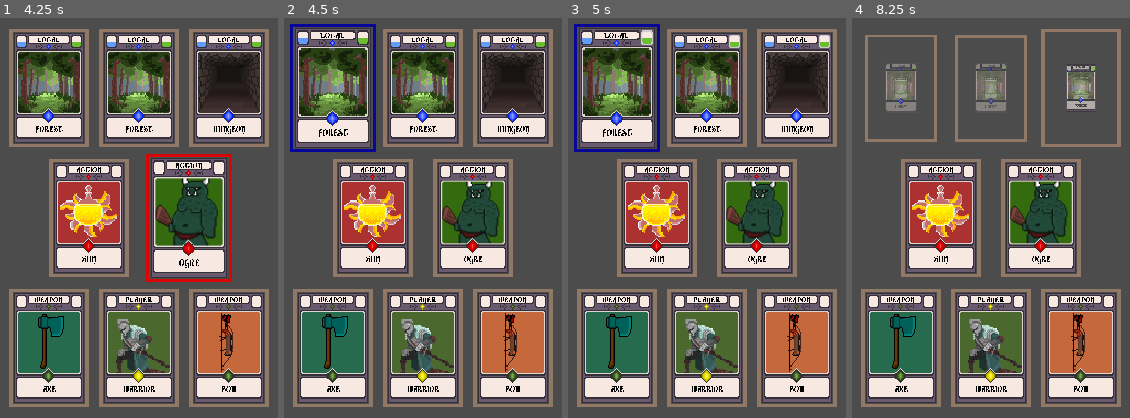
Above: before the commit, frames 1-4 (left to right).
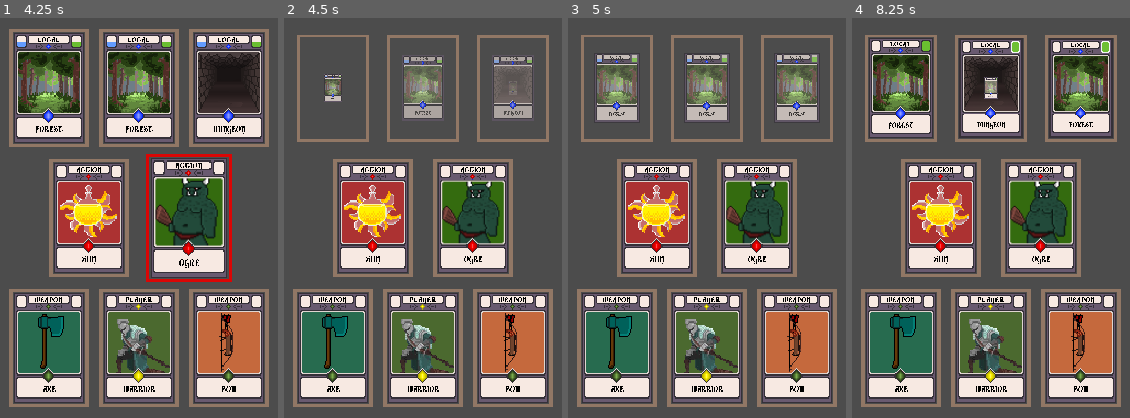
Above: after the commit, the same moments.

Repository: kdds22/Crawler-Card-RPG
Game: Godot game, scene res://scenes/MainCore.tscn
Same seed, same stepped clock (60 frames per second), same inputs: the game is played once before the commit and once after it.
Inputs (mouse positions are in pixels of both pictures, inside the frame that each line leads up to):
- Up to frame 1 (4.25 s): move the mouse to (139, 346) at 0.52 s; press the mouse at (139, 346) at 0.53 s; move the mouse to (50, 346) at 1.27 s; release the mouse at (50, 346) at 1.28 s; click (50, 346) at 1.35 s; tap Enter at 2 s; move the mouse to (227, 346) at 2.02 s; press the mouse at (227, 346) at 2.03 s; move the mouse to (88, 218) at 2.77 s; release the mouse at (88, 218) at 2.78 s; click (88, 218) at 2.85 s; move the mouse to (189, 218) at 3.52 s; press the mouse at (189, 218) at 3.53 s
- Up to frame 2 (4.5 s): tap Space at 4.25 s; move the mouse to (334, 86) at 4.27 s; release the mouse at (334, 86) at 4.28 s; click (334, 86) at 4.35 s
- Up to frame 3 (5 s): no input
- Up to frame 4 (8.25 s): move the mouse to (991, 86) at 5.02 s; press the mouse at (991, 86) at 5.03 s; move the mouse to (902, 86) at 5.77 s; release the mouse at (902, 86) at 5.78 s; click (902, 86) at 5.85 s; move the mouse to (991, 86) at 6.52 s; press the mouse at (991, 86) at 6.53 s; move the mouse to (1079, 86) at 7.27 s; release the mouse at (1079, 86) at 7.28 s; click (1079, 86) at 7.35 s; move the mouse to (1063, 130) at 8.02 s; press the mouse at (1063, 130) at 8.03 s

Frame 1 is identical in both runs. In frame 2, 25% of the frame differs, in the area x 2-97%, y 1-34%; in frame 3, 24%; in frame 4, 18%.

Commit message:
Reformulacao da interoperabilidade das Cartas - Comentarios de otimizacao removidos - Bug da escolha da Carta-Local > clicar somente final da animacao

Diff:
--- a/scripts/CardBase.gd
+++ b/scripts/CardBase.gd
@@ -4,26 +4,14 @@
 # =====================================================
 # Propriedade das Cartas
 # =====================================================
+
 var my_info : Dictionary = {}
 
-
-
-#var card_type : String = ""
-#var card_name : String = ""
-#var card_image : String = ""
-#var card_description : String = "Card Info"
-#var card_power : int = 0
-#var card_distance_goal : int = 0
-#var card_distance_special_item : int = 0
-#var card_has_item : bool = false
-#
-#var my_moldure_color : Color
-#var my_index_table = 0
-#
-#var my_group : String
 # =====================================================
 # Fim da Propriedade das Cartas
 # =====================================================
+
+var main_core_path = "../../.."
 
 var initial_position : Vector2
 
@@ -36,39 +24,13 @@
 # PEGA todas as informações da Carta
 # Retorna um dicionario de atributos
 func get_info_card() -> Dictionary:
-#	var info : Dictionary
-#	info["Type"] = card_type
-#	info["Name"] = card_name
-#	info["Image"] = card_image
-#	info["Description"] = card_description
-#	info["Power"] = card_power
-#	info["Distance_Goal"] = card_distance_goal
-#	info["Distance_Special_Item"] = card_distance_special_item
-#	info["Has_Item"] = card_has_item
-#	info["Moldure_Color"] = my_moldure_color
-#	info["Index"] = my_index_table
-#	info["Group"] = my_group
-
-#	return info  # func get_info_card
 	return my_info  # func get_info_card
 
 
 # SETar todos os atributos para a nova carta
 # Dicionario -> Local_Variaveis
 func set_info_card(card : Dictionary) -> void:
-	my_info = card
-#	card_type = card["Type"]
-#	card_name = card["Name"]
-#	card_image = card["Image"]
-#	card_description = card["Description"]
-#	card_power = card["Power"]
-#	card_distance_goal = card["Distance_Goal"]
-#	card_distance_special_item = card["Distance_Special_Item"]
-#	card_has_item = card["Has_Item"]
-#	my_moldure_color = card["Moldure_Color"]
-#	my_index_table = card["Index"]
-#	my_group = card["Group"]
-#	set_card_atributes(get_info_card())
+	my_info = card #reaproveitar script pra calculos extras
 	set_card_atributes(my_info)
 
 	pass # func set_info_card
@@ -77,17 +39,6 @@
 # LIMPA todos os atributos da carta
 func clean_info_card() -> void:
 	my_info = {}
-#	card_type = ""
-#	card_name = ""
-#	card_image = ""
-#	card_description = "Card Info"
-#	card_power = 0
-#	card_distance_goal = 0
-#	card_distance_special_item = 0
-#	card_has_item = false
-#	my_moldure_color = Color.black
-#	my_index_table = 0
-#	my_group = ""
 
 	pass # func clean_info_card
 
@@ -95,57 +46,77 @@
 # Função pra Executar qualquer ação de "entrada" sobre a carta
 # Normalmente ações com o Mouse
 func _unhandled_input(event: InputEvent) -> void:
-	if event.is_action_pressed("click"):
-		if focused and event is InputEventMouseButton:
-#			print("______________ Input CARD _______________")
-#			print("Tipo: " + card_type + " - Nome: " + card_name + " - Grupos: " , self.get_groups())
-			if not clicked:
-#				if card_type == "Local":
+
+	if focused and event is InputEventMouseButton:
+
+
+		if event.is_action_pressed("click"):
+			if clicked:
+				print("is_pressed_clicked...")
+			else:
+				clicked = true
+				z_index = 1
+				print("is_pressed_Not_clicked...")
 				if my_info["Type"] == "Local":
-					get_node("../../..").card_clicked(self) # MainCore.gd
-					clicked = true
-#				if card_type == "Action":
-				if my_info["Type"] == "Action":
-#					print("Carta de AÇÃO -> ",card_name)
-					print("Carta de AÇÃO -> ",my_info["Name"])
-#					if card_description == "Potion":
-					if my_info["Description"] == "Potion":
+						get_node(main_core_path).card_clicked(self) # MainCore.gd
+
+
+			print(my_info["Type"])
+
+		if event.is_action_released("click"):
+			if clicked:
+				clicked = false
+				z_index = 0
+				position = initial_position
+				print("is_released_clicked... escolhi a carta: ", my_info["Name"])
+			else:
+				print("is_released_Not_clicked... e vai interagir com: ", my_info["Name"])
+
+#			print(my_info["Name"])
+
+		pass
+
+
+
+
+	"""
+	if event is InputEventMouseButton:
+		if event.is_action_pressed("click"):
+			if focused:
+				if not clicked:
+					if my_info["Type"] == "Action":
+						print("Carta de AÇÃO -> ",my_info["Name"])
+						if my_info["Description"] == "Potion":
+							clicked = true
+							z_index = 1
+					if my_info["Type"] == "Weapon":
 						clicked = true
 						z_index = 1
-#				if card_type == "Weapon":
-				if my_info["Type"] == "Weapon":
-					clicked = true
-					z_index = 1
-	if event.is_action_released("click"):
-		if focused:
-			if clicked:
-				print("Clicked...")
-#				if card_type == "Weapon":
-				if my_info["Type"] == "Weapon":
-					CardManager.card_clicked = self
-			elif not clicked:
-				print("Not Clicked...")
-#				if card_type == "Action" and card_description == "Enemy" and CardManager.card_clicked != null:
-				if my_info["Type"] == "Action" and my_info["Description"] == "Enemy" and CardManager.card_clicked != null:
-					CardManager.card_released = self
-
-			CardManager.make_interaction()
-
-		position = initial_position
-		clicked = false
-		focused = false
-		z_index = 0
+		if event.is_action_released("click"):
+			if focused:
+				if clicked:
+					print("Clicked...")
+					if my_info["Type"] == "Weapon":
+						CardManager.card_clicked = self
+				elif not clicked:
+					print("Not Clicked...")
+					if my_info["Type"] == "Action" and my_info["Description"] == "Enemy" and CardManager.card_clicked != null:
+						CardManager.card_released = self
+
+				CardManager.make_interaction()
+
+			position = initial_position
+			clicked = false
+			focused = false
+			z_index = 0
+			"""
 	if clicked and event is InputEventMouseMotion:
-#		if card_type == "Weapon":
 		if my_info["Type"] == "Weapon":
 			moving = true
-#			global_position = get_node("/root/MainCore/Mouse").global_position
 			global_position = get_global_mouse_position()
-#		if card_type == "Action" and card_description == "Potion":
 		if my_info["Type"] == "Action" and my_info["Description"] == "Potion":
 			moving = true
 			global_position = get_global_mouse_position()
-#			print(event)
 		moving = false
 
 	pass # func _input
@@ -153,24 +124,12 @@
 
 # Chamado ao Instanciar uma Carta
 func _ready() -> void:
-	print(position, name)
-#	$Sprite/TextureProgressGoal.value = card_distance_goal
-#	$Sprite/TextureProgressItem.value = card_distance_special_item
+	pickable(false)
 	$Sprite/TextureProgressGoal.value = my_info["Distance_Goal"]
 	$Sprite/TextureProgressItem.value = my_info["Distance_Special_Item"]
-	pickable(false)
-#	for i in self.get_groups():
-#		if i != 'root_canvas131' and i != '_vp_input1118':
-##			print(card_name, " Pertence ao Grupo -> "+i)
-#			pass
-#	if card_type == "Local":
 	if my_info["Type"] == "Local":
-#		print(card_distance_goal, " e ", card_distance_special_item)
-		print(my_info["Distance_Goal"], " e ", my_info["Distance_Special_Item"])
-#		if card_distance_goal > card_distance_special_item:
 		if my_info["Distance_Goal"] > my_info["Distance_Special_Item"]:
 			$Sprite/TextureProgressGoal/Anim.play("signal")
-#		elif card_distance_goal < card_distance_special_item:
 		elif my_info["Distance_Goal"] < my_info["Distance_Special_Item"]:
 			$Sprite/TextureProgressItem/Anim.play("signal")
 		else:
@@ -197,24 +156,19 @@
 
 # SETa-GETa as distancias do Objetivo e de Itens Especiais
 func set_card_distance_goal(value : int) -> void:
-#	card_distance_goal = value
 	my_info["Distance_Goal"] = value
 func get_card_distance_goal() -> int:
-#	return card_distance_goal
 	return my_info["Distance_Goal"]
 ###################################################
 func set_card_distance_special_item(value : int) -> void:
-#	card_distance_special_item = value
 	my_info["Distance_Special_Item"] = value
 func get_card_distance_special_item() -> int:
-#	return card_distance_special_item
 	return my_info["Distance_Special_Item"]
 # func SET-GET card_distance - goal/special_item
 
 
 #SETa o INDEX (do "parent") correspondente na MESA
 func set_card_index(value : int):
-#	my_index_table = value
 	my_info["Index"] = value
 
 	pass # func set_card_index
@@ -224,14 +178,12 @@
 func set_card_group(value : String) -> void:
 	if not value == null:
 		add_to_group(value)
-#		my_group = value
 		my_info["Group"] = value
 	pass # func set_card_group
 
 
 #SET-GET do TIPO da Carta
 func set_name_type(value : String) -> void:
-#	card_type = value
 	my_info["Type"] = value
 	$Sprite/NameType.text = value
 	set_cristais(value)
@@ -241,18 +193,17 @@
 
 #SETagem da IMAGEM da Carta
 func set_image_type(value) -> void:
-#	card_image = value
 	my_info["Image"] = value
 	if value != "Null":
 		$Sprite/ImageType.texture = load(value)
-	else: print(value + " CardBase_set_image_type")
+	else:
+		print(value + " CardBase_set_image_type")
 
 	pass # func set_image_type
 
 
 #SETagem do NOME da Carta
 func set_name_desc(value : String) -> void:
-#	card_name = value
 	my_info["Name"] = value
 	$Sprite/NameDesc.text = value
 
@@ -261,7 +212,6 @@
 
 #SETagem da DESCRICAO da Carta
 func set_description(value : String) -> void:
-#	card_description = value
 	my_info["Description"] = value
 
 	pass # func set_description
@@ -272,19 +222,15 @@
 	match value:
 		"Action":
 			cristal_rect(Rect2(16,0,16,16), Rect2(16,16,16,16)) # vermelho
-#			my_moldure_color = Color(1.5,.05,.05,255)
 			my_info["Moldure_Color"] = Color(1.5,.05,.05,255)
 		"Weapon":
 			cristal_rect(Rect2(32,0,16,16), Rect2(32,16,16,16)) # verde
-#			my_moldure_color = Color(.05,1.5,.05,1)
 			my_info["Moldure_Color"] = Color(.05,1.5,.05,1)
 		"Local":
 			cristal_rect(Rect2(0,0,16,16), Rect2(0,16,16,16)) # azul
-#			my_moldure_color = Color(.05,.05,1.5,1)
 			my_info["Moldure_Color"] = Color(.05,.05,1.5,1)
 		"Player":
 			cristal_rect(Rect2(48,0,16,16), Rect2(48,16,16,16)) # amarelo
-#			my_moldure_color = Color(1.5,1.5,.05,1)
 			my_info["Moldure_Color"] = Color(1.5,1.5,.05,1)
 
 	pass # func set_cristais
@@ -301,22 +247,19 @@
 
 # Referencia a Carta que esta sendo FOCADA
 func _on_CardBase_mouse_entered() -> void:
-	focused = true
 	get_parent().scale = Vector2(1.2,1.2)
-#	get_parent().self_modulate = my_moldure_color
 	get_parent().self_modulate = my_info["Moldure_Color"]
 
-	pass # Replace with function body.
+	pass # func _on_CardBase_mouse_entered
 
 
 # Referencia a Carta que esta sendo "DES"FOCADA
 func _on_CardBase_mouse_exited() -> void:
-	focused = false
 	clicked = false
 	get_parent().scale = Vector2(1.1,1.1)
 	get_parent().self_modulate = Color(1,1,1)
 
-	pass # Replace with function body.
+	pass # func _on_CardBase_mouse_exited
 
 
 # Ativa uma ANIMAÇÂO de IN-OUT na carta, prestes a ser excluida do jogo
@@ -329,10 +272,11 @@
 	pass # func call_anim_out
 
 
+# Chama a animação de HIT_DAMAGE na Carta
 func call_anim_hit() -> void:
 	$Anim.play("hit")
 
-	pass
+	pass # func call_anim_hit
 
 
 # Altera a possibilidade de poder clicar na carta
--- a/scripts/CardsTable.gd
+++ b/scripts/CardsTable.gd
@@ -5,14 +5,13 @@
 onready var pre_card_moldura = preload("res://scenes/CardSlot.tscn")
 
 
-# Called when the node enters the scene tree for the first time.
 func _ready() -> void:
 	for i in all_pos:
 		var card_moldura = pre_card_moldura.instance()
 		card_moldura.position = i.position
 		card_moldura.name = i.name
 		add_child(card_moldura)
-#		print("Nome da Moldura: "+card_moldura.name)
+
 		pass
 
 	pass # Replace with function body.
--- a/scripts/MainCore.gd
+++ b/scripts/MainCore.gd
@@ -19,7 +19,6 @@
 
 	randomize()
 	for i in all_pos:
-		#print(i.get_groups()) # printa o grupo do respectivo Node
 		start_pre_card_base(i)
 
 	pass # func _ready
@@ -30,12 +29,10 @@
 func start_pre_card_base(pos_table : Position2D):
 	var pos_group = str(pos_table.get_groups()[0])
 	var card_base = pre_card_base.instance()
-#	card_base.position = pos_table.position
 	var card_config = CardManager.get_card_type_start(pos_group, pos_table.get_index(), false)
 
 	card_base.set_card_atributes(card_config)
 	card_base.add_to_group(str(pos_table.get_groups()[0]))
-#	card_base.my_index_table = pos_table.get_index()
 	card_base.my_info["Index"] = pos_table.get_index()
 
 	$CardsTable.get_child(pos_table.get_index()).add_child(card_base)
@@ -45,12 +42,10 @@
 
 # Chama o Gerenciador de Cartas para a proxima ação
 func card_clicked(card : RigidBody2D) -> void:
-	print("")
 	var info = card.get_info_card() # printa a INFO da Carta
 	var new_card : Array
 	if info["Type"] == "Local":
 		new_card = CardManager.local_card_clicked(info, card.get_parent(), info["Index"])
-#		print("N O V A   C A R T A ====> ",new_card)
 		for i in len(new_card):
 			add_new_card(new_card[i], card.get_parent(), new_card[i]["Index"])
 
@@ -59,16 +54,13 @@
 
 # Adiciona uma Carta na Mesa -> LOCAL
 func add_new_card(card : Dictionary, pos_table : Sprite, index : int):
-	print()
 
 	call_new_locals()
 
 	if card["Type"] == "Local":
 		var card_base = pre_card_base.instance()
 		card_base.set_info_card(card)
-#		$CardsTable.get_child(pos_table.get_index()).add_child(card_base)
-#		print("Index da Nova Carta: ", card["Index"])
-#		pos_table.add_child(card_base)
+
 		$CardsTable.get_child(index).add_child(card_base)
 
 	pass # func add_new_card
@@ -76,14 +68,10 @@
 
 # Remove a Carta da Mesa
 func remove_card(card : RigidBody2D) -> void:
-#	if card.card_type == "Local":
 	if card.my_info["Type"] == "Local":
-#		card.focused = false
 		card.get_parent().scale = Vector2(1,1)
 		card.get_parent().self_modulate = Color(1,1,1)
 		card.call_anim_out()
-#		card.get_node("Anim").play("out")
-#		yield(card.get_node("Anim"), "animation_finished")
 
 	pass # func remove_Card
 
--- a/scripts/Mouse.gd
+++ b/scripts/Mouse.gd
@@ -1,9 +1,9 @@
 extends Area2D
 
-var pre_focus : Dictionary
-var pos_focus : Dictionary
+var pre_focus : Dictionary = {}
+var pos_focus : Dictionary = {}
 
-var actual_body : Dictionary
+var actual_body : Dictionary = {}
 
 var clicking : bool
 
@@ -22,17 +22,29 @@
 
 func _on_Mouse_body_entered(body: PhysicsBody2D) -> void:
 	pre_focus = body.get_info_card()
+	body.focused = true
 	print(pre_focus)
 	pass # Replace with function body.
 
 
 func _on_Mouse_body_exited(body: PhysicsBody2D) -> void:
 	pre_focus = {}
+	body.focused = false
 	print(pre_focus)
 	pass # Replace with function body.
 
 
 func _unhandled_input(event: InputEvent) -> void:
-	if event == InputEventMouseButton and event.is_action_pressed("click"):
-#		pre_focus =
+	if event == InputEventMouseButton:
+		if event.is_action_pressed("click"):
+			if pre_focus != {}:
+				actual_body = pre_focus
+				print("actual_focus_mouse   ---   ", actual_body)
+		if event.is_action_released("click"):
+			print("Soltei a carta.../MOUSE")
+			if pre_focus == {}:
+				print("limpei o pre_focus")
+				actual_body = {}
+				print("limpei o actual_body")
+				CardManager.clear_maked()
 		pass
--- a/scripts/global/CardManager.gd
+++ b/scripts/global/CardManager.gd
@@ -256,10 +256,6 @@
 func random_local(info : Dictionary, change : bool, index : int) -> Dictionary:
 #func random_local(index : int, group : String, change : bool) -> Dictionary:
 
-	print()
-	print("Antes de continuar o Random_Local: Goal -> ",CoreSystemManager.goal_distance,", SpecialItem -> ",CoreSystemManager.special_item_distance)
-	print()
-
 	var type := "Local"
 	var name : String
 	var image : String
@@ -269,9 +265,7 @@
 	var distance_special_item : int = CoreSystemManager.special_item_distance
 
 	if info["Index"] == index:
-		print()
-		print("Focado ", info["Index"])
-		print()
+
 		if info["Distance_Goal"] > info["Distance_Special_Item"]:
 			CoreSystemManager.increment_quest_distance()
 			CoreSystemManager.actual_focus_distance = 0
@@ -282,20 +276,18 @@
 		distance_goal = CoreSystemManager.goal_distance
 		distance_special_item = CoreSystemManager.special_item_distance
 	else:
-		print()
-		print("Não Focado: ", info["Index"])
-		print()
+
 		var goal_item
 		if info["Distance_Goal"] > info["Distance_Special_Item"]:
 			goal_item = 0
 		else:
 			goal_item = 1
+
+		# definindo a distancia do CoreLoop
 		var distance = CoreSystemManager.start_card_distance(true, goal_item)
 		distance_goal = distance[0]
 		distance_special_item = distance[1]
-	print()
-	print("Index: ",info["Index"], " - ",distance_goal, ", ", distance_special_item)
-	print()
+
 	if change:
 		local_chance = CoreSystemManager.get_chance()
 		if local_chance < 50:
@@ -312,16 +304,12 @@
 
 	var local = return_card_info(type, name, image, info["Group"], 0, "", false, Color(.05,.05,1.5,1), info["Index"], distance_goal, distance_special_item)
 	#Tipo, Nome, Imagem, Group, Power, Description, Has_Item, Moldure_Color, Index, Distance_Goal, Distance_Special_Item
-	print()
-	print("random local -> ", info)
-	print()
+
 	match info["Group"]:
 		"rightMove" : ref_move["ref_right_move"] = local
 		"leftMove" : ref_move["ref_left_move"] = local
 		"middleMove" : ref_move["ref_middle_move"] = local
 
-	print()
-
 	return local
 	# func random_local
 
@@ -337,25 +325,18 @@
 		return_local = {}
 
 		var pre_local_change = CoreSystemManager.get_local_change()
-		print("Pre_local_change >>>>> ",pre_local_change)
 		if pre_local_change:
-#		if CoreSystemManager.set_actual_local_card(value):
 			var local_or_item = CoreSystemManager.get_local_or_item()
 
 			if local_or_item == "Local":
-#				return_local = random_local(ref_move[i]["Index"], ref_move[i]["Group"], true)
 				return_local = random_local(ref_move[i], true, index)
 			elif local_or_item == "Item": # chamar um ITEM ao inves de um LOCAL (futuramente)
-#				return_local = random_local(ref_move[i]["Index"], ref_move[i]["Group"], true)
 				return_local = random_local(ref_move[i], true, index)
 
 		else:
 			value = ref_move[i]
-#			return_local  = value
 			return_local = random_local(ref_move[i], false, index)
-#			return_local = random_local(ref_move[i]["Index"], ref_move[i]["Group"], false)
 
 		return_array_local.append(return_local)
 
-	print("----------------------------------------- tamanho do array_card: ", len(return_array_local))
 	return return_array_local # func local_card_clicked
--- a/scripts/global/CoreSystemManager.gd
+++ b/scripts/global/CoreSystemManager.gd
@@ -64,10 +64,6 @@
 # SETa-GETa qual é a Carta de Movimentação Atual
 func set_actual_local_card(value : Dictionary) -> void:
 	actual_card_local = value
-	print("actual_card_local: ",actual_card_local["Name"],
-		" ---->>> ", actual_card_local["Image"],
-		" ---->>> ", actual_card_local["Index"])
-	pass
 func get_local_card() -> Dictionary:
 	return actual_card_local
 	# func set_actual_local_card
@@ -123,10 +119,8 @@
 			set_new_values_goal_item()
 	else:
 		set_new_values_goal_item()
-	print()
-	print(goal_distance," <-> ",special_item_distance)
-	print()
-	return [goal_distance, special_item_distance]
+
+	return [goal_distance, special_item_distance] # func start_card_distance
 
 
 # SETa novos valores de proximidade (Objetivo-SpecialItem)
